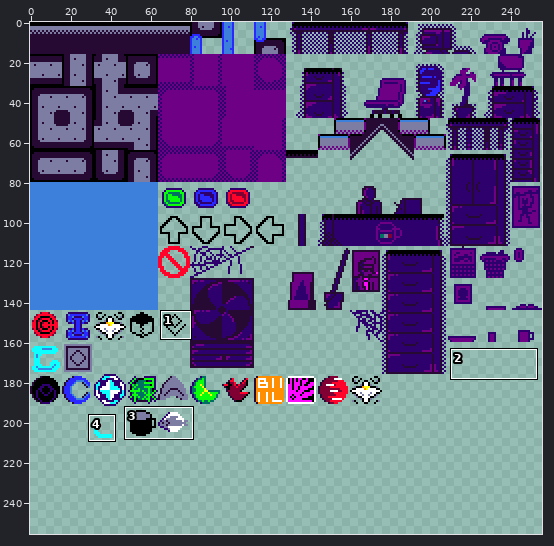
Pixel-art file -- textures/aseprite/tileset1.aseprite. Above: a wide view before the commit, with the close-up outlined.
Close-up. First the earlier version:
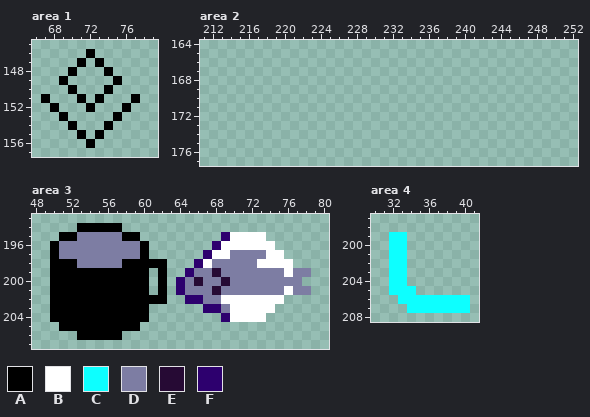
256x256 pixels, 1 frame. Shown: area 1: x 66..79, y 145..157; area 2: x 211..252, y 164..177; area 3: x 48..80, y 193..207; area 4: x 30..41, y 197..208. The commit also changed other parts of the picture, which this record leaves out.
Visible layers, top first: "Layer 2", "Layer 1", "Layer".
Palette (. is transparent): A #000000  B #ffffff  C #0dffff  D #7d7da3  E #260a34  F #2d006e
Pixels before, area 1, first column x 67:
146 .....A.....
147 ....A.A....
148 ...A...A...
149 ..A.....A..
150 ...A...A...
151 A...A.A...A
152 .A...A...A.
153 ..A.....A..
154 ...A...A...
155 ....A.A....
156 .....A.....
Pixels before, area 3, first column x 50:
194 ...AAAAA.....................
195 .AADDDDDAA.........FBBBB.....
196 ADDDDDDDDDA.......FBBBBBB....
197 ADDDDDDDDDA......FBBDDDDBB...
198 AAADDDDDAAAAA...FBDDDDDBBBB..
199 AAAAAAAAAAA.A..FDDEDDDDDDDBDD
200 AAAAAAAAAAA.A.FDEDDEDDDDDDDD.
201 AAAAAAAAAAA.A.FDDDEDDDDDDDBDD
202 AAAAAAAAAAAAA..FFDDBBBBBBB...
203 AAAAAAAAAAA......FFDBBBBB....
204 AAAAAAAAAAA........FBBBB.....
205 .AAAAAAAAA...................
206 ...AAAAA.....................
Pixels before, area 4, first column x 32:
199 CC.......
200 CC.......
201 CC.......
202 CC.......
203 CC.......
204 CC.......
205 CCC......
206 .CCCCCCCC
207 ..CCCCCCC
New version:
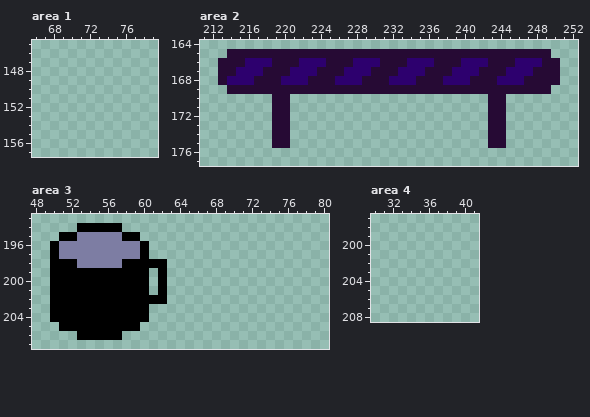
What changed:
layer "Flattened" added
layer "Layer" removed
Area 1:
Colour A is removed in row 146 at x 72; in row 147 at x 71 and 73; in row 148 at x 70 and 74; in row 149 at x 69 and 75; in row 150 at x 70 and 74; in row 151 at x 67, 71, 73 and 77.
Colour A is removed in row 152 at x 68, 72 and 76; in row 153 at x 69 and 75; in row 154 at x 70 and 74; in row 155 at x 71 and 73; in row 156 at x 72.
Area 2, layer "Flattened":
There is now colour E in row 165 at x 214 to 249; in row 166 at x 213 to 215, 219 to 221, 225 to 227, 231 to 233, 237 to 239, 243 to 245 and 249 to 250; in row 167 at x 213 to 214, 218 to 220, 224 to 226, 230 to 232, 236 to 238, 242 to 244 and 248 to 250; in row 168 at x 213, 217 to 219, 223 to 225, 229 to 231, 235 to 237, 241 to 243 and 247 to 250; in row 169 at x 214 to 249; in rows 170 to 175 at x 219 to 220 and 243 to 244.
There is now colour F in row 166 at x 216 to 218, 222 to 224, 228 to 230, 234 to 236, 240 to 242 and 246 to 248; in row 167 at x 215 to 217, 221 to 223, 227 to 229, 233 to 235, 239 to 241 and 245 to 247; in row 168 at x 214 to 216, 220 to 222, 226 to 228, 232 to 234, 238 to 240 and 244 to 246.
Area 3:
Colour B is removed in row 195 at x 70 to 73; in row 196 at x 69 to 74; in row 197 at x 68 to 69 and 74 to 75; in row 198 at x 67 and 73 to 76; in row 199 at x 76; in row 201 at x 76.
Colour B is removed in row 202 at x 69 to 75; in row 203 at x 70 to 74; in row 204 at x 70 to 73.
Colour D is removed in row 197 at x 70 to 73; in row 198 at x 68 to 72; in row 199 at x 66 to 67, 69 to 75 and 77 to 78; in row 200 at x 65, 67 to 68 and 70 to 77; in row 201 at x 65 to 67, 69 to 75 and 77 to 78; in row 202 at x 67 to 68.
Colour D is removed in row 203 at x 69.
Colour E is removed in row 199 at x 68; in row 200 at x 66 and 69; in row 201 at x 68.
Colour F is removed in row 195 at x 69; in row 196 at x 68; in row 197 at x 67; in row 198 at x 66; in row 199 at x 65; in rows 200 to 201 at x 64.
Colour F is removed in row 202 at x 65 to 66; in row 203 at x 67 to 68; in row 204 at x 69.
Area 4:
Colour C is removed in rows 199 to 204 at x 32 to 33; in row 205 at x 32 to 34; in row 206 at x 33 to 40; in row 207 at x 34 to 40.
Boxes around the changes in both close-ups, in picture pixels (x1, y1, x2, y2):
erased: (41, 49, 140, 148)
added: (218, 49, 560, 148)
erased: (176, 232, 311, 322)
erased: (389, 232, 470, 313)
